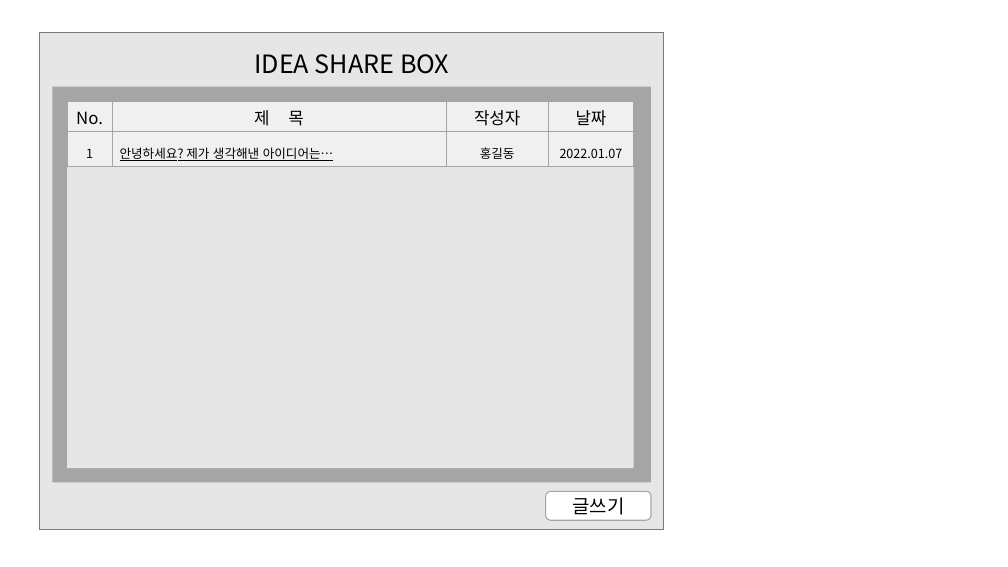
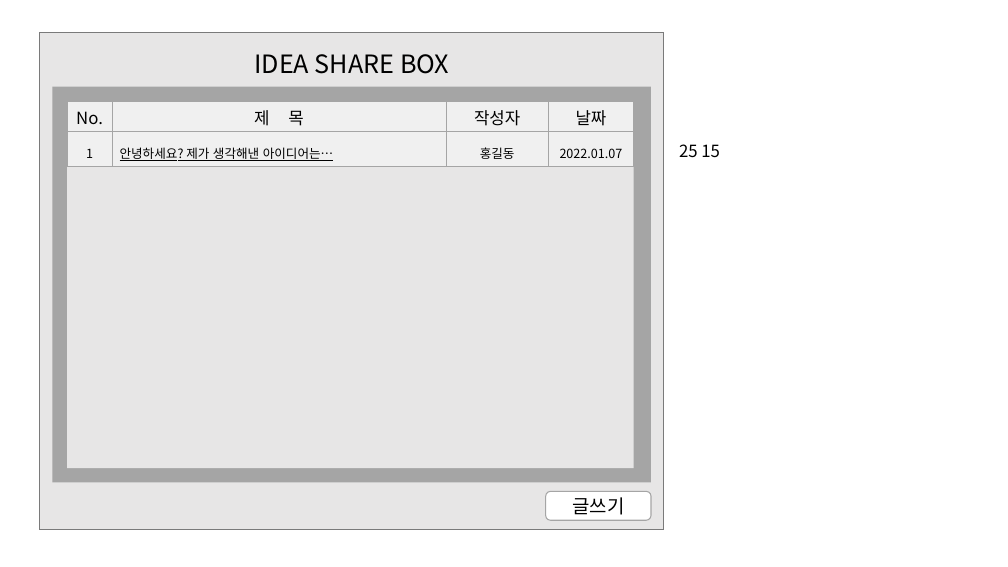
Before and after one commit to jwsimhj97/Fullstack, a slide deck: slide 4 of 소켓통신_심현정.pptx. Drawn at 1008x567 pixels with LibreOffice and Linux fonts; fonts in the diff are those of the drawing. Boxes give left, top, right and bottom in pixels: in the first picture for what was removed or moved away, otherwise in the second. Text is boxed around its words. In the diff, an @@ line names an element or a change of style, - is before the commit and + after.

```diff
--- a/소켓통신_심현정.pptx
+++ b/소켓통신_심현정.pptx
@@ text added at (679, 144, 720, 158), 16 pt, text #000000 @@
+25 15
```
Also in this commit, not shown: 2 other slides changed, 12 other files.
